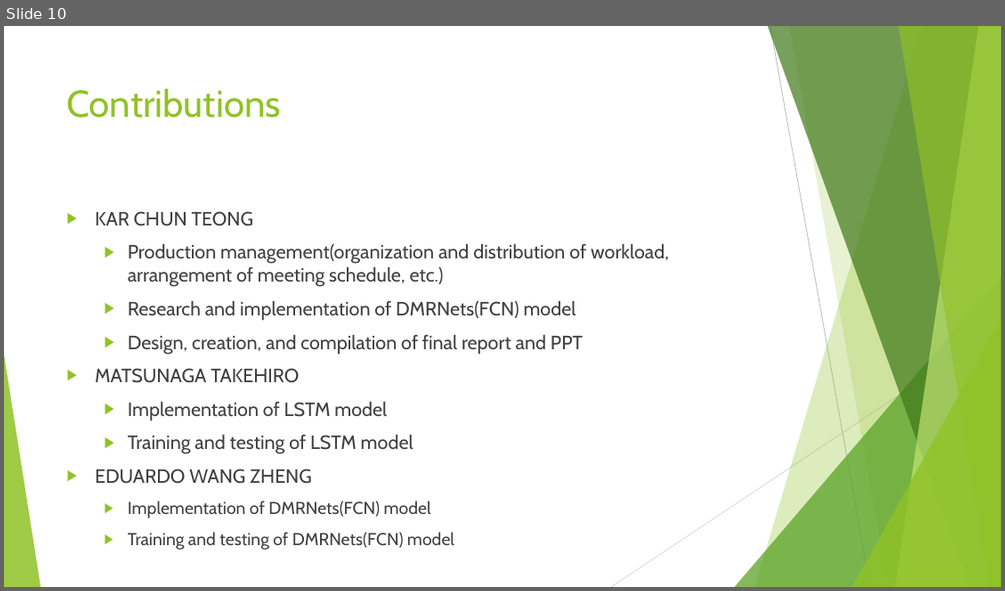
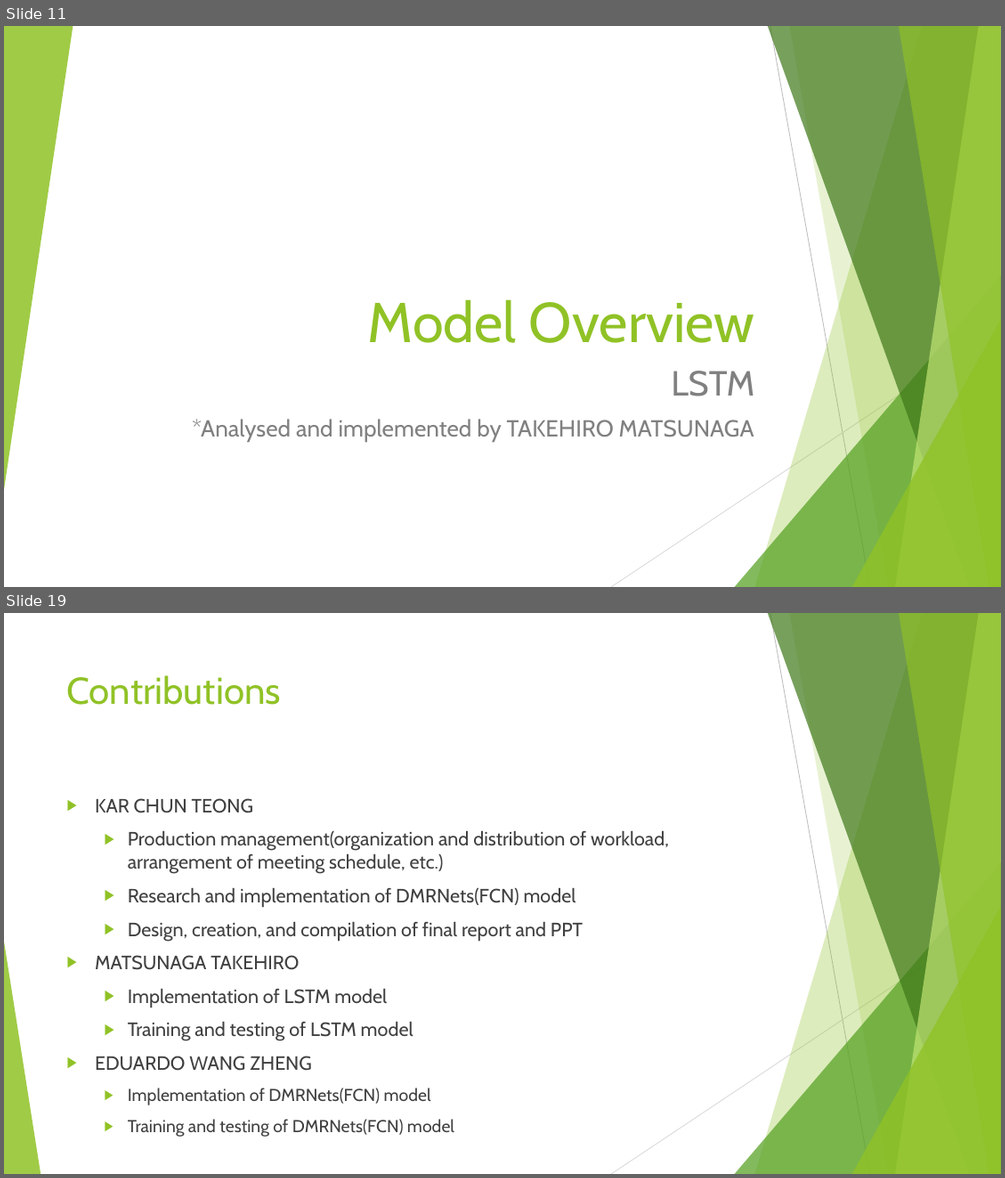
Before and after one commit to VongolaTeong/Multi-label-Classification-on-YouTube-8M, a slide deck: 518030990014.pptx. Shown one above the other, each under a label of ours: slide 10 before the commit, slides 11 and 19 after it; the slides between them are not shown. The pictures are 1005x591 and 1005x1178 pixels, drawn with LibreOffice and Linux fonts; fonts in the diff are those of the drawing. Boxes give left, top, right and bottom in pixels: in the first picture for what was removed or moved away, otherwise in the second. Text is boxed around its words. In the diff, an @@ line names an element or a change of style, - is before the commit and + after.

Commit message:
update ppt and report
add lstm and bilstm

```diff
--- a/518030990014.pptx
+++ b/518030990014.pptx
@@ slide 11 added at bbox=[4, 26, 1001, 587], background #FFFFFF; not listed: 9 template elements that a slide beside it also shows @@
@@ triangle added at bbox=[4, 26, 73, 490], fill #90C226 at 85% opacity @@
@@ title added at bbox=[368, 299, 755, 343], 54 pt, text #90C226 @@
+Model Overview
@@ subtitle added at bbox=[192, 370, 754, 442], 22.4 pt, text #808080 @@
+LSTM
+*Analysed and implemented by TAKEHIRO MATSUNAGA
@@ what was slide 10 is now slide 19 @@
```
Also in this commit, not shown: 2 slides changed, 8 other slides added, 5 other files.
